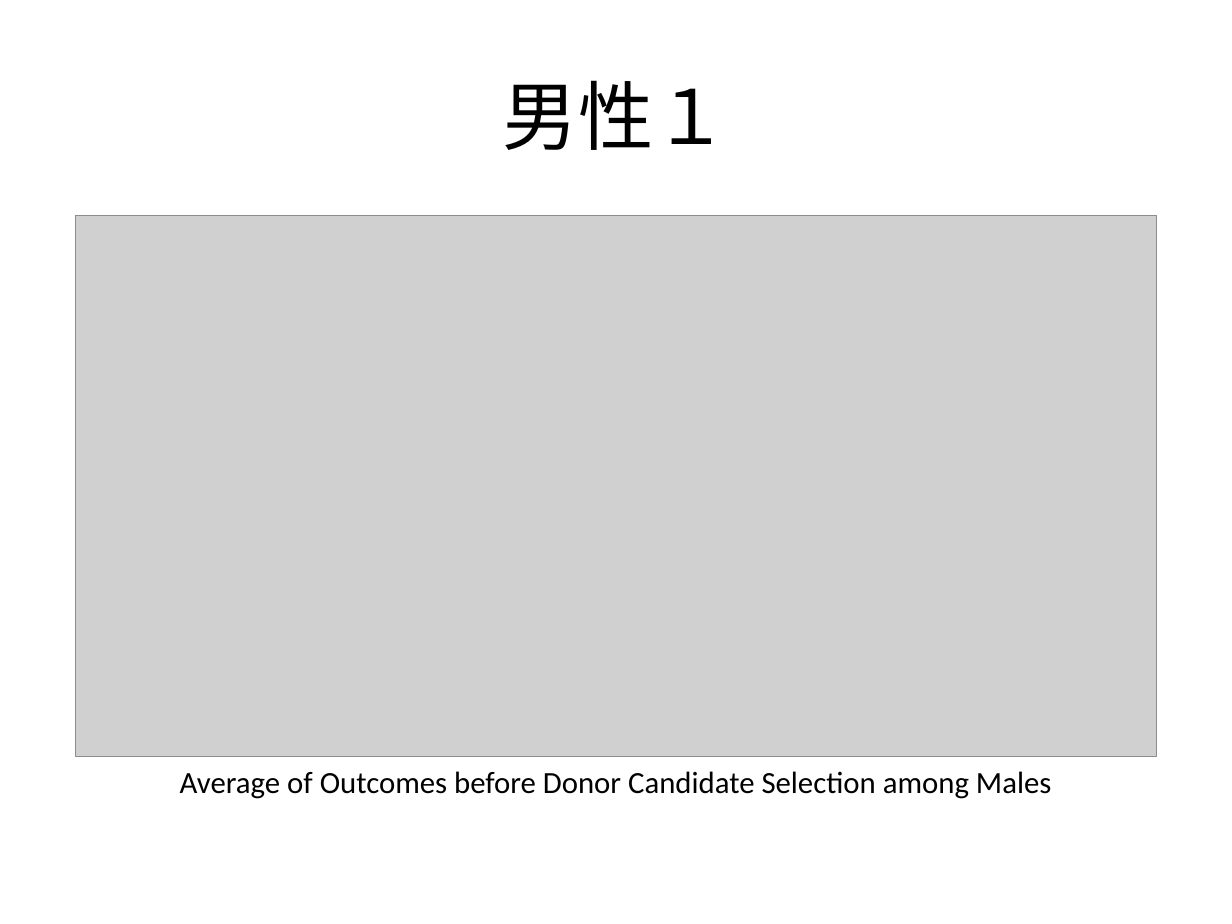
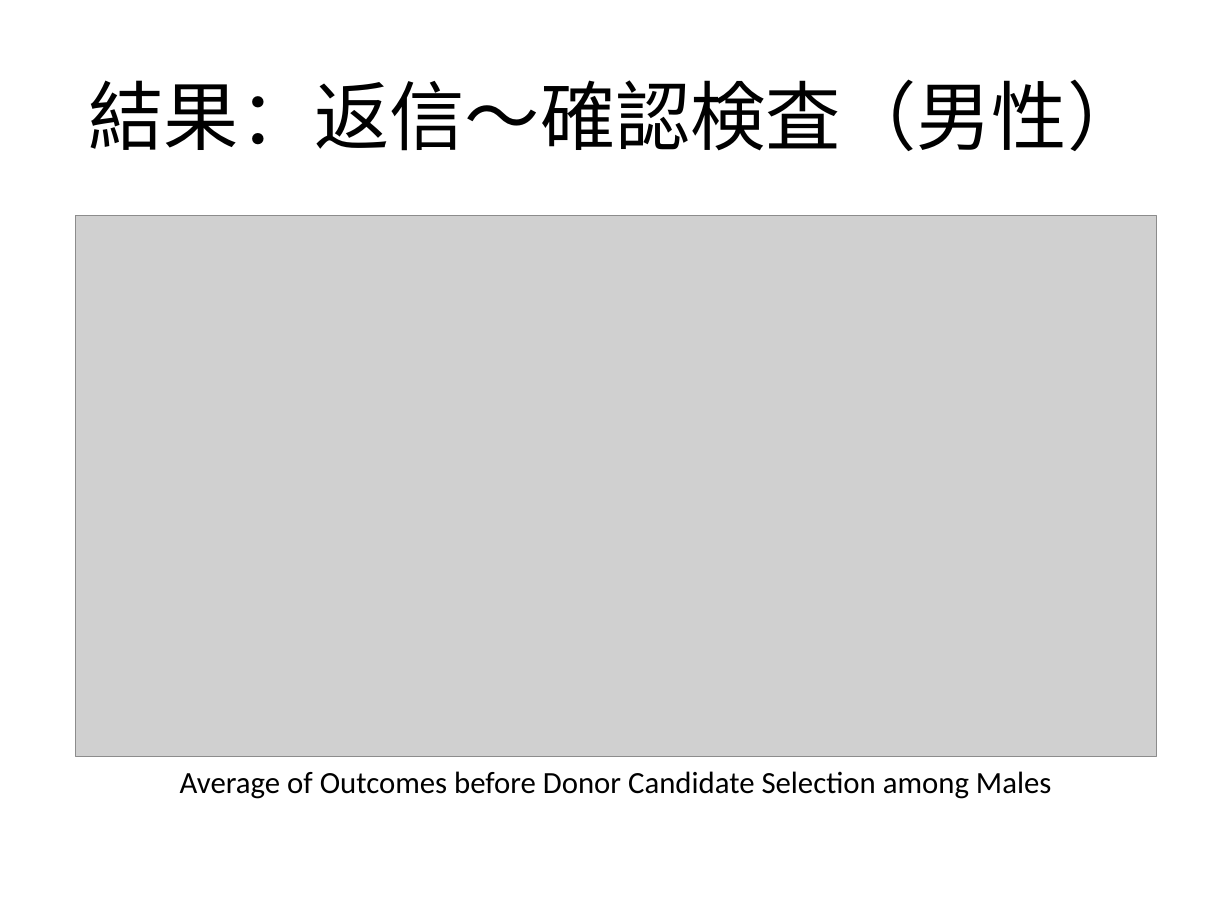
Before and after one commit to JMDP-behavioral-economics/RCT-Nudge, a slide deck: slide 9 of docs/pptx/report.pptx (slide 6 before the commit). Drawn at 1232x924 pixels with LibreOffice and Linux fonts; fonts in the diff are those of the drawing; grey boxes stand for pictures. Boxes give left, top, right and bottom in pixels: in the first picture for what was removed or moved away, otherwise in the second. Text is boxed around its words. In the diff, an @@ line names an element or a change of style, - is before the commit and + after.

```diff
--- a/docs/pptx/report.pptx
+++ b/docs/pptx/report.pptx
@@ title at box(88, 79, 1142, 151): text changed @@
-男性１
+結果：返信～確認検査（男性）
```
Also in this commit, not shown: 3 other slides changed, 5 slides added, 2 other files.
